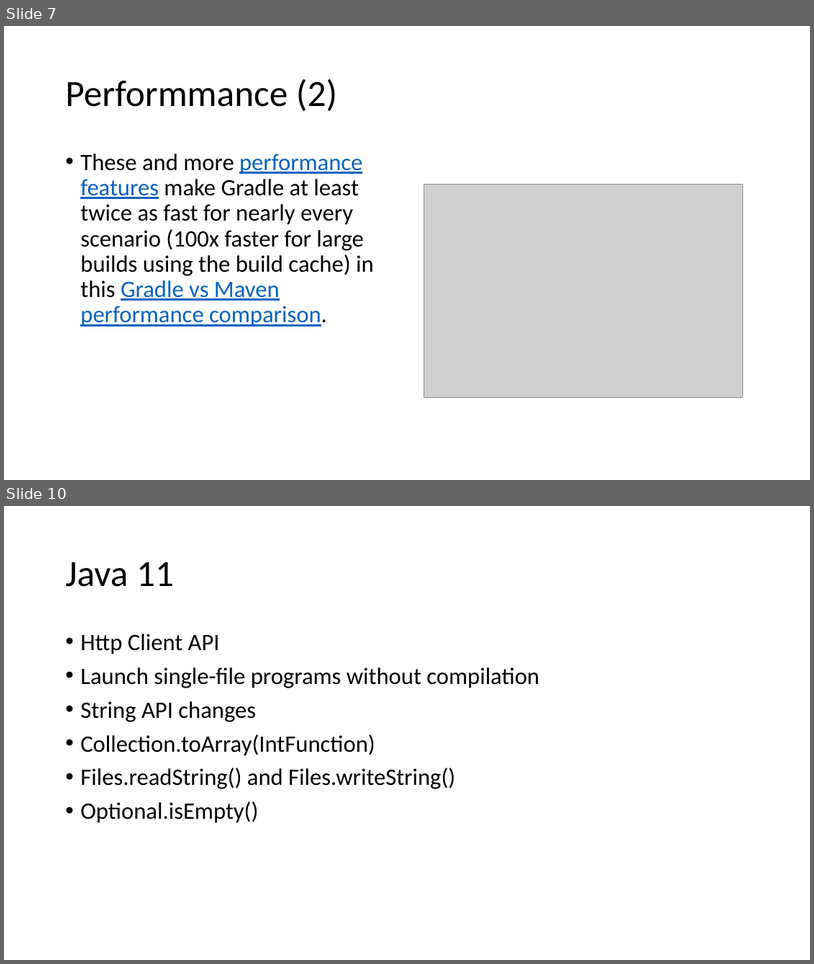
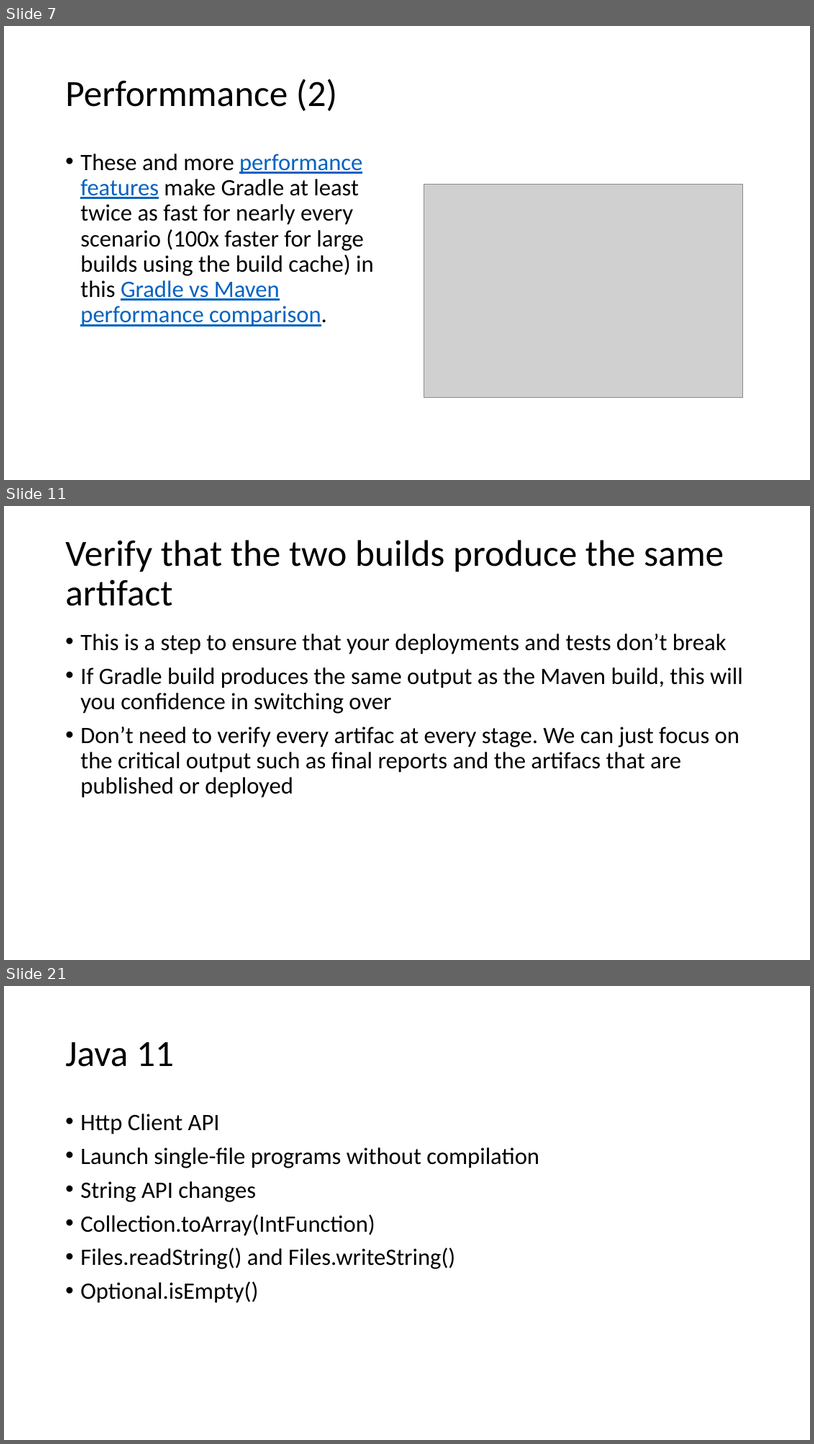
Before and after one commit to dangnh16/timebird-objective, a slide deck: Gradle and java 11.pptx. Shown one above the other, each under a label of ours: slides 7 and 10 before the commit, slides 7, 11 and 21 after it; the slides between them are not shown. The pictures are 814x964 and 814x1444 pixels, drawn with LibreOffice and Linux fonts; fonts in the diff are those of the drawing; grey boxes stand for pictures. Boxes give left, top, right and bottom in pixels: in the first picture for what was removed or moved away, otherwise in the second. Text is boxed around its words. In the diff, an @@ line names an element or a change of style, - is before the commit and + after.

```diff
--- a/Gradle and java 11.pptx
+++ b/Gradle and java 11.pptx
@@ slide 11 added at box(4, 506, 810, 960), background #FFFFFF @@
@@ title added at box(65, 540, 724, 606), 44 pt, text #000000 @@
+Verify that the two builds produce the same artifact
@@ text added at box(80, 633, 743, 798), 28 pt, text #000000 @@
+• This is a step to ensure that your deployments and tests don’t break
+• If Gradle build produces the same output as the Maven build, this will you confidence in switching over
+• Don’t need to verify every artifac at every stage. We can just focus on the critical output such as final reports and the artifacs that are published or deployed
@@ what was slide 10 is now slide 21 @@
```
Also in this commit, not shown: 2 slides changed, 12 other slides added.
